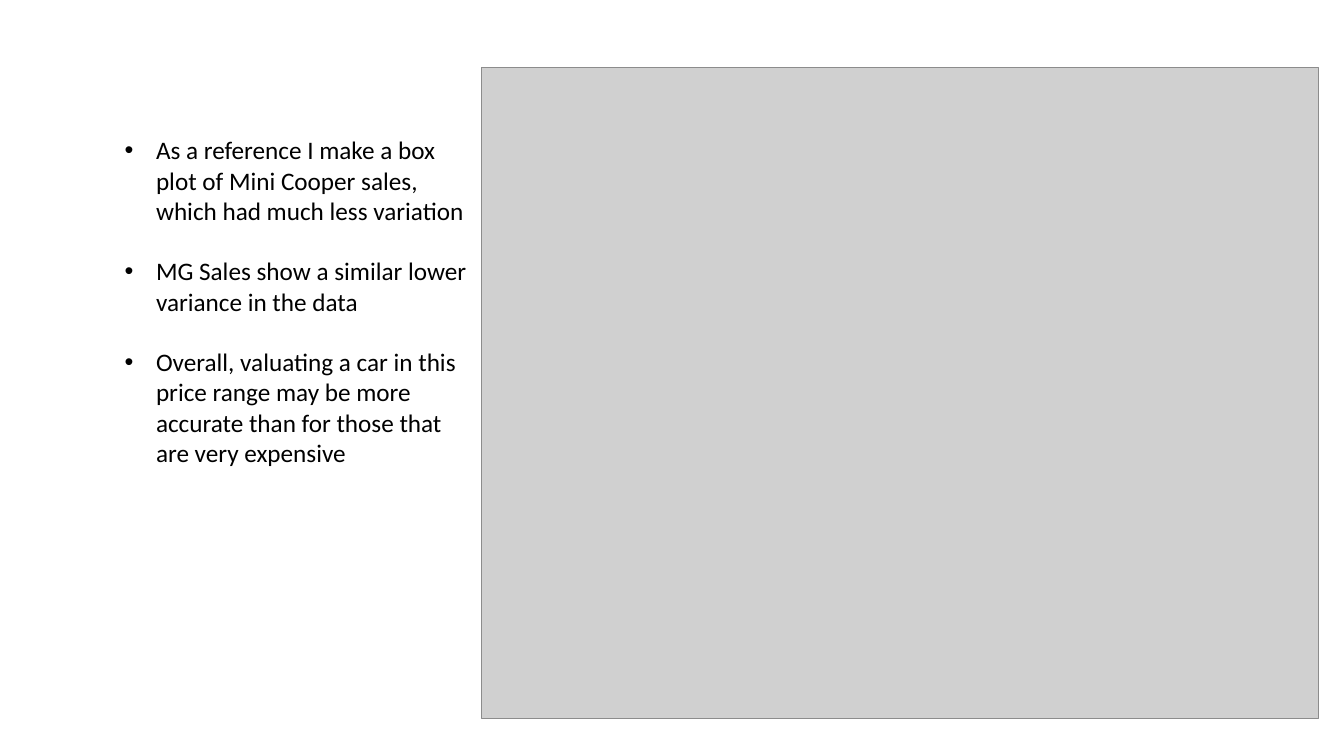
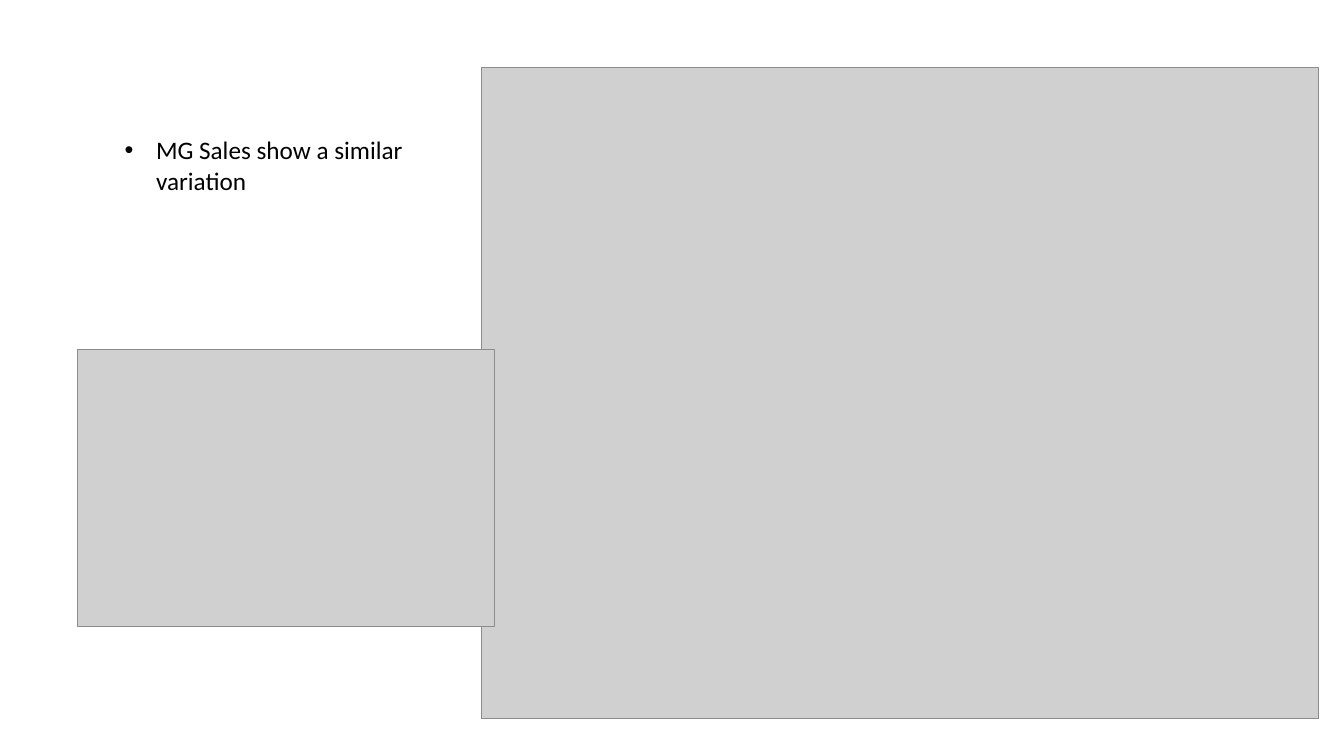
Before and after one commit to tonypennoyer/python_project, a slide deck: slide 9 of Tony_Pennoyer_Python_Proj_Presentation.pptx. Drawn at 1344x756 pixels with LibreOffice and Linux fonts; fonts in the diff are those of the drawing; grey boxes stand for pictures. Boxes give left, top, right and bottom in pixels: in the first picture for what was removed or moved away, otherwise in the second. Text is boxed around its words. In the diff, an @@ line names an element or a change of style, - is before the commit and + after.

```diff
--- a/Tony_Pennoyer_Python_Proj_Presentation.pptx
+++ b/Tony_Pennoyer_Python_Proj_Presentation.pptx
@@ text at (156, 141, 402, 191): text changed @@
-• As a reference I make a box plot of Mini Cooper sales, which had much less variation
-• MG Sales show a similar lower variance in the data
-• Overall, valuating a car in this price range may be more accurate than for those that are very expensive
+• MG Sales show a similar variation
@@ picture added at (78, 350, 494, 626) @@
```
Also in this commit, not shown: 10 other slides changed.
